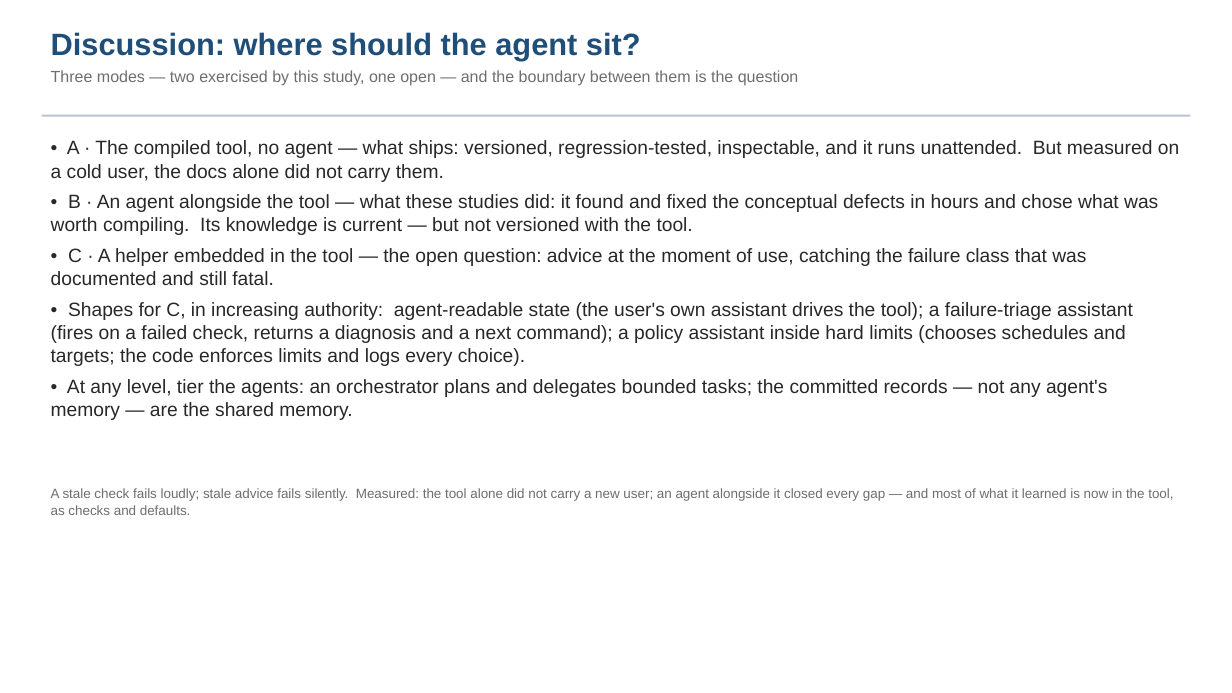
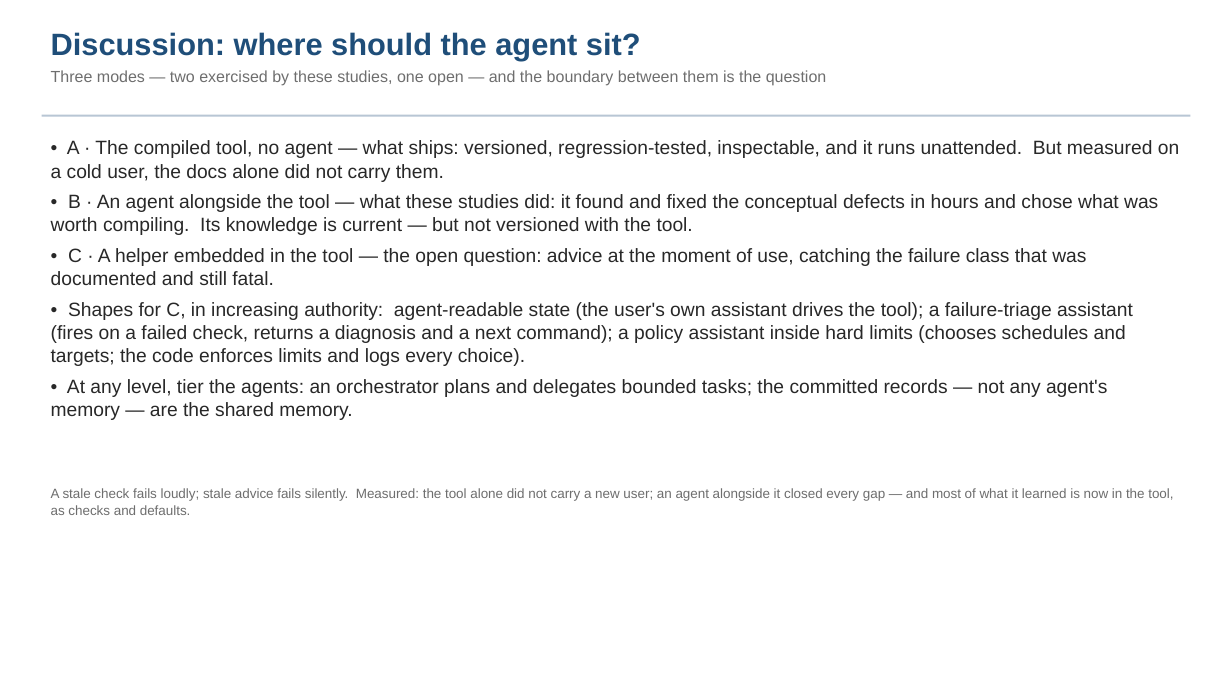
Before and after one commit to nasa-jpl/macos, a slide deck: slide 30 of demo_session/baseline_pass3.pptx. Drawn at 1232x693 pixels with LibreOffice and Linux fonts; fonts in the diff are those of the drawing. Boxes give left, top, right and bottom in pixels: in the first picture for what was removed or moved away, otherwise in the second. Text is boxed around its words. In the diff, an @@ line names an element or a change of style, - is before the commit and + after.

```diff
--- a/demo_session/baseline_pass3.pptx
+++ b/demo_session/baseline_pass3.pptx
@@ text at (x1=51, y1=70, x2=827, y2=86): text changed @@
-Three modes — two exercised by this study, one open — and the boundary between them is the question
+Three modes — two exercised by these studies, one open — and the boundary between them is the question
```
Also in this commit, not shown: 3 other files.
